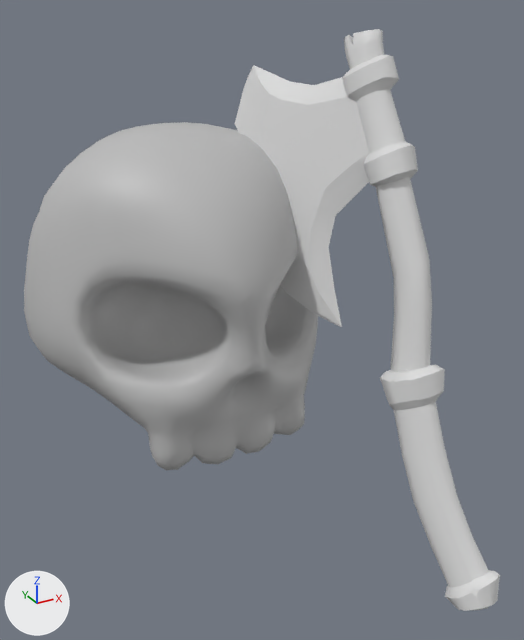
One commit to the FBX model Assets/Ratty Snakes/Art/Models/NPCs Models/raul_lowpoly.fbx: the scene before it, then after it.
Rendered twice from a 50 mm lens placed at (-5.76, -13.95, 5.58), pointed at (0.52, -2.53, -0.13). The axes (+X, +Y, +Z) are drawn at lower left. The lights are the same throughout. The older version comes first. Where no turn or scale is listed for an object, it has been applied to the vertices.

The first picture shows 'raul_lowpoly', 'raul_lowpoly_axe'.
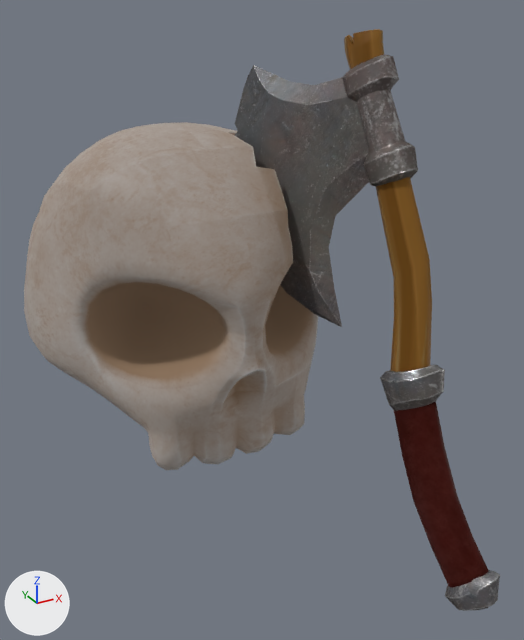
Pixel boxes [x1, y1, x2, y2] of what changed, in the pictures (524 x 640 px):
'raul_lowpoly_axe', recoloured, surface changed (light grey to grey)
    both: [235, 29, 500, 611]
part 2 of me_mesh, cut back
    before: [170, 122, 298, 300]
    after: [41, 122, 318, 469]
part 3 of me_mesh, recoloured (darker)
    both: [24, 122, 313, 469]

Patch to the scene script:
```diff
--- a/Assets/Ratty Snakes/Art/Models/NPCs Models/raul_lowpoly.fbx.py
+++ b/Assets/Ratty Snakes/Art/Models/NPCs Models/raul_lowpoly.fbx.py
@@ img_m_raul_skull_basecolor_png @@
+img_m_raul_skull_basecolor_png = load_image('m_raul_skull_BaseColor.png', '_unpacked/m_raul_skull_BaseColor.png', 1024, 1024, 'sRGB')
@@ img_m_raul_skull_roughness_png @@
+img_m_raul_skull_roughness_png = load_image('m_raul_skull_Roughness.png', '_unpacked/m_raul_skull_Roughness.png', 1024, 1024, 'Non-Color')
@@ img_m_raul_skull_metallic_png @@
+img_m_raul_skull_metallic_png = load_image('m_raul_skull_Metallic.png', '_unpacked/m_raul_skull_Metallic.png', 1024, 1024, 'Non-Color')
@@ img_m_raul_axe_roughness_png @@
+img_m_raul_axe_roughness_png = load_image('m_raul_axe_Roughness.png', '_unpacked/m_raul_axe_Roughness.png', 1024, 1024, 'Non-Color')
@@ img_m_raul_axe_metallic_png @@
+img_m_raul_axe_metallic_png = load_image('m_raul_axe_Metallic.png', '_unpacked/m_raul_axe_Metallic.png', 1024, 1024, 'Non-Color')
@@ img_m_raul_axe_basecolor_png @@
+img_m_raul_axe_basecolor_png = load_image('m_raul_axe_BaseColor.png', '_unpacked/m_raul_axe_BaseColor.png', 1024, 1024, 'sRGB')
@@ mat_m_raul_skull @@
+mat_m_raul_skull = bpy.data.materials.new('m_raul_skull')
+# uses the picture img_m_raul_skull_basecolor_png
+# uses the picture img_m_raul_skull_metallic_png
+# uses the picture img_m_raul_skull_roughness_png
@@ mat_m_raul_axe @@
+mat_m_raul_axe = bpy.data.materials.new('m_raul_axe')
+# uses the picture img_m_raul_axe_basecolor_png
+# uses the picture img_m_raul_axe_metallic_png
+# uses the picture img_m_raul_axe_roughness_png
@@ me_mesh_001 @@
 me_mesh_001.from_pydata(...)  # 784 vertices, 752 faces; spans x -0.99..1.14, y -3.71..3.48, z -4.51..5.12
 # used by ob_raul_lowpoly_axe; location = (1.93, -3.71, -0.01)
-me_mesh_001.materials.append(mat_raul_axe)  # light grey #d8d8d8
+# me_mesh_001 part 1: texture (UV) coordinates of 752 of 752 faces, centred in x -0.89..1.12, y -3.66..3.34, z -4.49..5.12, changed; they spanned u 0.0..0.99, v 0.01..0.96 and now span u 0.04..0.99, v 0.44..1.0
+me_mesh_001.materials.append(mat_m_raul_axe)
@@ me_mesh @@
 # used by ob_raul_lowpoly; location = (0.07, -0.04, 0.05)
-me_mesh.from_pydata(...)  # 1206 vertices, 1204 faces; spans x -3.41..3.27, y -3.31..3.38, z -3.32..3.23
+me_mesh.from_pydata(...)  # 2226 vertices, 2223 faces; spans x -3.41..3.27, y -3.31..3.38, z -3.32..3.23
+# me_mesh part 2: 8 vertices moved from x 0.35..1.22, y -2.85..0.64, z 0.88..3.21 to x 0.36..1.28, y -2.82..0.65, z 0.85..3.21; 26 vertices removed from x 0.5..1.88, y -3.04..1.3, z 0.4..3.16; 1046 vertices added at x -3.17..3.03, y -3.3..3.23, z -3.32..3.17
+# me_mesh part 3: 619 faces spanning x -3.41..3.27, y -3.23..3.38, z -3.29..3.23 switch from mat_elsa_skull (grey #bcbcbc) to mat_m_raul_skull
```
